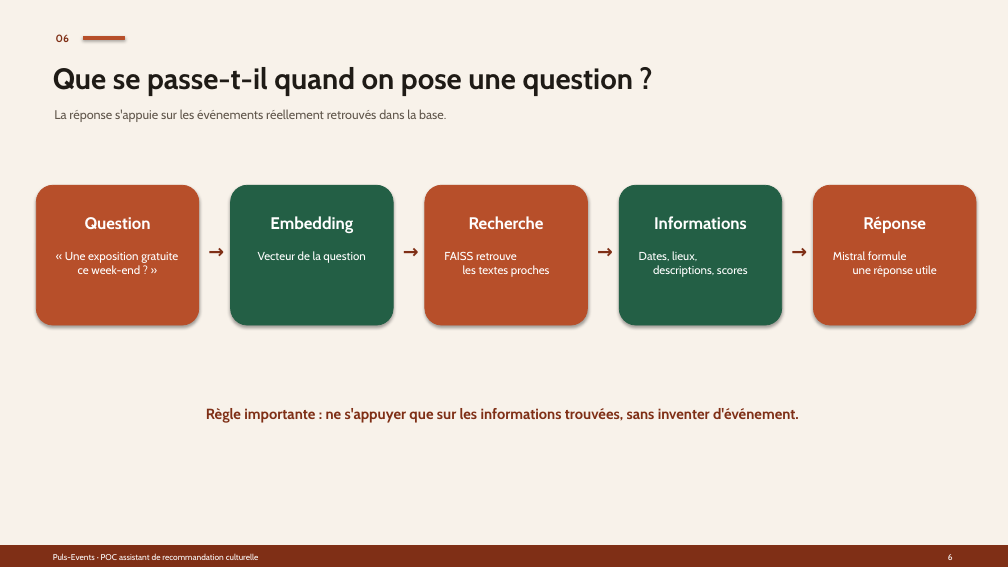
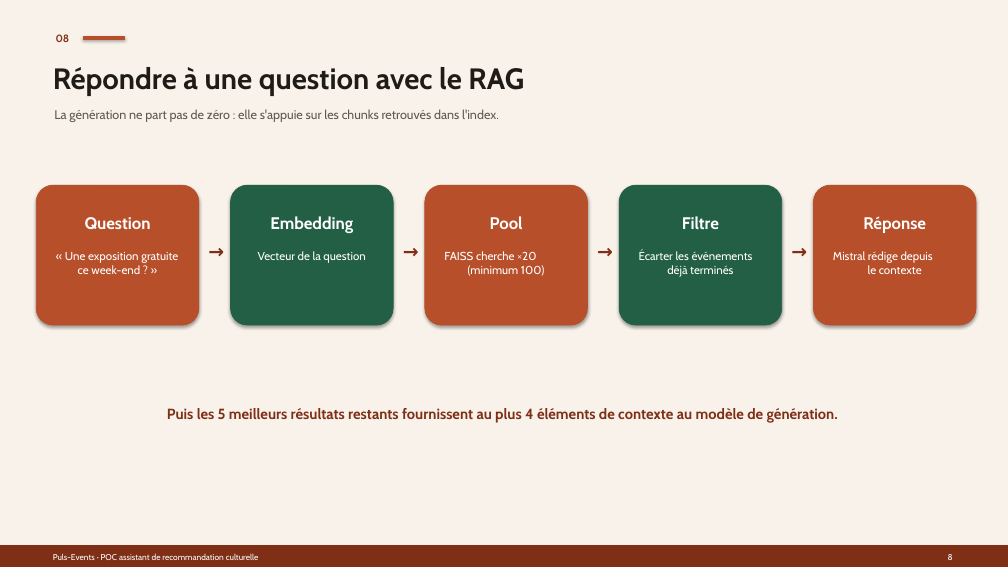
Before and after one commit to Soct/rag_oc, a slide deck: slide 8 of docs/RAG_OpenAgenda_presentation.pptx (slide 6 before the commit). Drawn at 1008x567 pixels with LibreOffice and Linux fonts; fonts in the diff are those of the drawing. Boxes give left, top, right and bottom in pixels: in the first picture for what was removed or moved away, otherwise in the second. Text is boxed around its words. In the diff, an @@ line names an element or a change of style, - is before the commit and + after.

```diff
--- a/docs/RAG_OpenAgenda_presentation.pptx
+++ b/docs/RAG_OpenAgenda_presentation.pptx
@@ text at (56, 34, 70, 42): text changed @@
-06
+08
@@ text at (53, 67, 524, 96): text changed @@
-Que se passe-t-il quand on pose une question ?
+Répondre à une question avec le RAG
@@ text at (54, 109, 499, 122): text changed @@
-La réponse s'appuie sur les événements réellement retrouvés dans la base.
+La génération ne part pas de zéro : elle s'appuie sur les chunks retrouvés dans l'index.
@@ text at (490, 216, 523, 229): text changed @@
-Recherche
+Pool
@@ text at (682, 216, 719, 229): text changed @@
-Informations
+Filtre
@@ text at (444, 251, 544, 276): text changed @@
-FAISS retrouve
-les textes proches
+FAISS cherche ×20
+(minimum 100)
@@ text at (639, 251, 753, 277): text changed @@
-Dates, lieux,
-descriptions, scores
+Écarter les événements
+déjà terminés
@@ text at (833, 251, 933, 274): text changed @@
-Mistral formule
-une réponse utile
+Mistral rédige depuis
+le contexte
@@ text at (167, 408, 838, 423): text changed @@
-Règle importante : ne s'appuyer que sur les informations trouvées, sans inventer d'événement.
+Puis les 5 meilleurs résultats restants fournissent au plus 4 éléments de contexte au modèle de génération.
```
Also in this commit, not shown: 2 other slides changed, 2 slides added, 2 slides removed.
